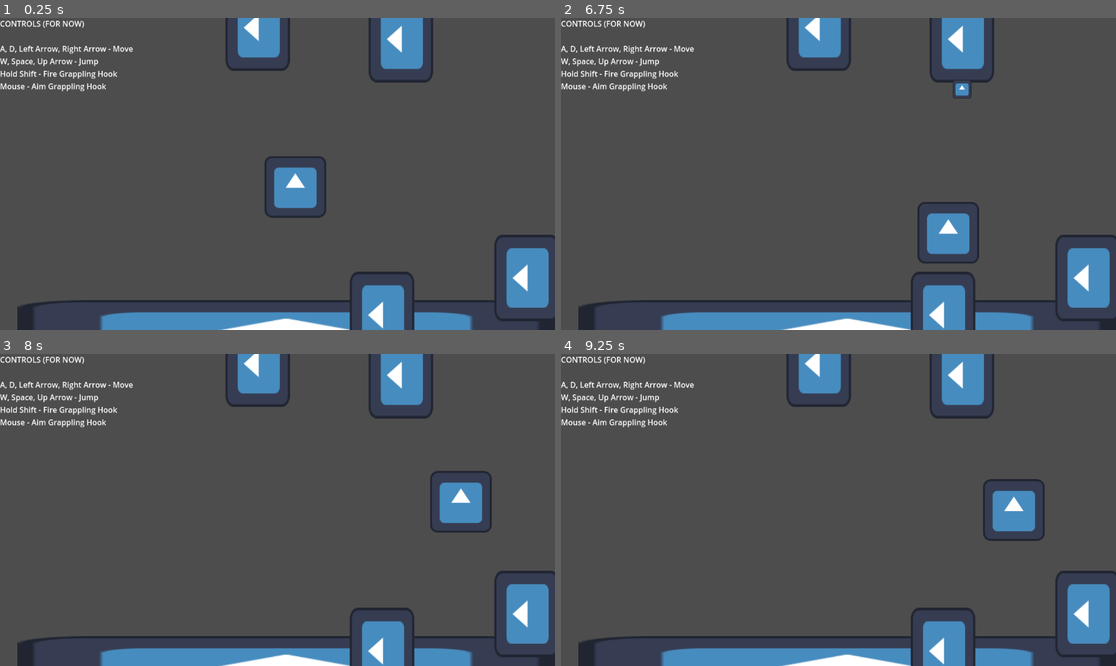
Above: before the commit, frames 1-4 (two rows, left to right).
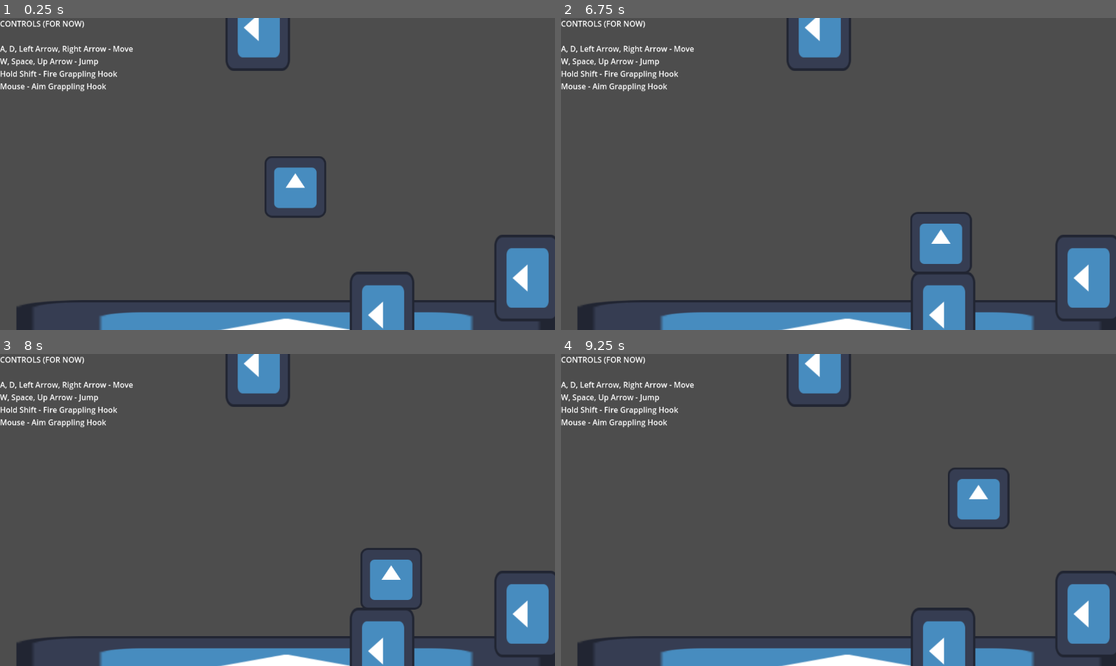
Above: after the commit, the same moments.

Repository: matthewchen146/cmpm-172-grappling-platformer
Game: Godot game, scene res://misc/test_scene.tscn
The game is run twice, just before and just after one commit, with the same random seed, the same clock (stepped at 60 frames per second) and the same inputs. The engine's default icon, where the game draws it, is replaced by a stand-in: a white triangle on a blue panel in a dark square.
Inputs (mouse positions are in pixels of both pictures, inside the frame that each line leads up to):
- Up to frame 1 (0.25 s): no input
- Up to frame 2 (6.75 s): move the mouse to (960, 158) at 0.52 s; hold Shift (fire_grapple) 0.53-1.28 s; hold Right (move_right) 0.53-2.03 s; tap Space (jump) at 0.77, 1.52, 3.02, 3.77, 4.52, 6.02 s; move the mouse to (727, 189) at 1.27 s; tap Shift (fire_grapple) every 1.5 s from 1.35 to 5.85 s; move the mouse to (894, 105) at 2.02 s; hold Left (move_left) 2.03-2.78 s; hold Shift (fire_grapple) 2.03-2.78 s; move the mouse to (810, 236) at 2.77 s; hold Right (move_right) 2.78-4.28 s; move the mouse to (1005, 220) at 3.52 s; hold Shift (fire_grapple) 3.53-4.28 s; move the mouse to (672, 127) at 4.27 s; hold Left (move_left) 4.28-5.03 s; move the mouse to (866, 174) at 5.02 s; hold Right (move_right) 5.03-5.78 s; hold Shift (fire_grapple) 5.03-5.78 s; move the mouse to (755, 96) at 5.77 s; hold Left (move_left) from 5.78 s (still down); move the mouse to (960, 158) at 6.52 s; hold Shift (fire_grapple) from 6.53 s (still down)
- Up to frame 3 (8 s): tap Space (jump) at 6.77, 7.52 s; move the mouse to (166, 525) at 7.27 s; release Left (move_left) at 7.28 s; release Shift (fire_grapple) at 7.28 s; hold Right (move_right) from 7.28 s (still down); tap Shift (fire_grapple) at 7.35 s
- Up to frame 4 (9.25 s): keep holding Right (move_right); move the mouse to (894, 441) at 8.02 s; hold Shift (fire_grapple) 8.03-8.78 s; move the mouse to (810, 572) at 8.77 s; tap Shift (fire_grapple) at 8.85 s; tap Space (jump) at 9.02 s

The runs differ from the first frame. In frame 1, 1.5% of the frame differs, in the area x 3-78%, y 0-100%; in frame 2, 2.9%; in frame 3, 4.1%, in the area x 3-89%, y 0-100%; in frame 4, 3.7%.

Commit message:
Made a button! it toggles a door.

Diff:
--- a/misc/test_scene.tscn
+++ b/misc/test_scene.tscn
@@ -1,8 +1,84 @@
-[gd_scene load_steps=4 format=3 uid="uid://ba0a0ewqo2ts4"]
+[gd_scene load_steps=17 format=3 uid="uid://ba0a0ewqo2ts4"]
 
 [ext_resource type="Script" path="res://scripts/camera.gd" id="1_q2onj"]
 [ext_resource type="PackedScene" uid="uid://dk3rerlki7ek6" path="res://scenes/player/player.tscn" id="1_rrs63"]
 [ext_resource type="PackedScene" uid="uid://bbs1mlevvu5dv" path="res://misc/test_block.tscn" id="2_2cl3d"]
+[ext_resource type="Script" path="res://scripts/Button.gd" id="4_0ghag"]
+[ext_resource type="Texture2D" uid="uid://r4pvpqt1jh30" path="res://misc/icon.svg" id="5_f3b3r"]
+[ext_resource type="Script" path="res://scripts/Door.gd" id="6_43qw8"]
+
+[sub_resource type="RectangleShape2D" id="RectangleShape2D_nleub"]
+size = Vector2(20, 3)
+
+[sub_resource type="RectangleShape2D" id="RectangleShape2D_7mnyw"]
+size = Vector2(16, 3)
+
+[sub_resource type="Animation" id="Animation_bhe58"]
+resource_name = "Button_Up"
+
+[sub_resource type="Animation" id="Animation_btqnr"]
+resource_name = "Button_Down"
+
+[sub_resource type="AnimationLibrary" id="AnimationLibrary_ux273"]
+_data = {
+"Button_Down": SubResource("Animation_btqnr"),
+"Button_Up": SubResource("Animation_bhe58")
+}
+
+[sub_resource type="RectangleShape2D" id="RectangleShape2D_imssq"]
+size = Vector2(128, 294)
+
+[sub_resource type="Animation" id="Animation_7qrc0"]
+resource_name = "Door_Open"
+tracks/0/type = "value"
+tracks/0/imported = false
+tracks/0/enabled = true
+tracks/0/path = NodePath("Door/CollisionShape2D:disabled")
+tracks/0/interp = 1
+tracks/0/loop_wrap = true
+tracks/0/keys = {
+"times": PackedFloat32Array(0),
+"transitions": PackedFloat32Array(1),
+"update": 1,
+"values": [true]
+}
+
+[sub_resource type="Animation" id="Animation_tyx3q"]
+length = 0.001
+tracks/0/type = "value"
+tracks/0/imported = false
+tracks/0/enabled = true
+tracks/0/path = NodePath("Door/CollisionShape2D:disabled")
+tracks/0/interp = 1
+tracks/0/loop_wrap = true
+tracks/0/keys = {
+"times": PackedFloat32Array(0),
+"transitions": PackedFloat32Array(1),
+"update": 1,
+"values": [true]
+}
+
+[sub_resource type="Animation" id="Animation_iqff6"]
+resource_name = "Door_Close"
+tracks/0/type = "value"
+tracks/0/imported = false
+tracks/0/enabled = true
+tracks/0/path = NodePath("Door/CollisionShape2D:disabled")
+tracks/0/interp = 1
+tracks/0/loop_wrap = true
+tracks/0/keys = {
+"times": PackedFloat32Array(0),
+"transitions": PackedFloat32Array(1),
+"update": 1,
+"values": [false]
+}
+
+[sub_resource type="AnimationLibrary" id="AnimationLibrary_6eedg"]
+_data = {
+"Door_Close": SubResource("Animation_iqff6"),
+"Door_Open": SubResource("Animation_7qrc0"),
+"RESET": SubResource("Animation_tyx3q")
+}
 
 [node name="TestScene" type="Node2D"]
 
@@ -11,12 +87,12 @@
 target_node_path = NodePath("../Player")
 target_offset = Vector2(0, -100)
 
-[node name="Player" parent="." instance=ExtResource("1_rrs63")]
+[node name="Player" parent="." groups=["Presser"] instance=ExtResource("1_rrs63")]
 position = Vector2(37, -2)
 
 [node name="Block" parent="." instance=ExtResource("2_2cl3d")]
 position = Vector2(18, 329)
-scale = Vector2(8.72601, 1.04158)
+scale = Vector2(8.757, 1.043)
 
 [node name="Block5" parent="." instance=ExtResource("2_2cl3d")]
 position = Vector2(1132, 193)
@@ -32,7 +108,7 @@
 scale = Vector2(1.40601, 1.04158)
 
 [node name="Block7" parent="." instance=ExtResource("2_2cl3d")]
-position = Vector2(1011, -397)
+position = Vector2(570, -537)
 rotation = -1.57079
 scale = Vector2(1.40601, 1.04158)
 
@@ -47,7 +123,7 @@
 scale = Vector2(1.40601, 1.04158)
 
 [node name="Block4" parent="." instance=ExtResource("2_2cl3d")]
-position = Vector2(256, -280)
+position = Vector2(658, -184)
 rotation = -1.57079
 scale = Vector2(1.40601, 1.04158)
 
@@ -76,3 +152,56 @@
 Hold Shift - Fire Grappling Hook
 Mouse - Aim Grappling Hook
 "
+
+[node name="Button" type="StaticBody2D" parent="." node_paths=PackedStringArray("trigger_object")]
+position = Vector2(677, -288)
+scale = Vector2(4, 4)
+script = ExtResource("4_0ghag")
+trigger_object = NodePath("../Door")
+metadata/_edit_group_ = true
+metadata/TriggerObjects = [NodePath("../Door")]
+
+[node name="Sprite2D" type="Sprite2D" parent="Button"]
+position = Vector2(3.40939e-05, -1.66893e-06)
+scale = Vector2(0.15625, 0.046875)
+texture = ExtResource("5_f3b3r")
+
+[node name="Base Collision" type="CollisionShape2D" parent="Button"]
+position = Vector2(0, 1.5)
+shape = SubResource("RectangleShape2D_nleub")
+
+[node name="Area2D" type="Area2D" parent="Button"]
+
+[node name="Button Collision" type="CollisionShape2D" parent="Button/Area2D"]
+position = Vector2(0, -1.5)
+shape = SubResource("RectangleShape2D_7mnyw")
+debug_color = Color(0, 0.6, 0.701961, 0.419608)
+
+[node name="AnimationPlayer" type="AnimationPlayer" parent="Button"]
+libraries = {
+"": SubResource("AnimationLibrary_ux273")
+}
+
+[node name="Door" type="StaticBody2D" parent="."]
+position = Vector2(1285, 60)
+script = ExtResource("6_43qw8")
+metadata/_edit_group_ = true
+
+[node name="Sprite2D" type="Sprite2D" parent="Door"]
+position = Vector2(0, -83)
+scale = Vector2(1, 2.29688)
+texture = ExtResource("5_f3b3r")
+
+[node name="CollisionShape2D" type="CollisionShape2D" parent="Door"]
+position = Vector2(0, -83)
+shape = SubResource("RectangleShape2D_imssq")
+disabled = true
+
+[node name="AnimationPlayer" type="AnimationPlayer" parent="Door"]
+root_node = NodePath("../..")
+libraries = {
+"": SubResource("AnimationLibrary_6eedg")
+}
+
+[connection signal="body_entered" from="Button/Area2D" to="Button" method="_on_area_2d_body_entered"]
+[connection signal="body_exited" from="Button/Area2D" to="Button" method="_on_area_2d_body_exited"]
--- /dev/null
+++ b/scripts/Button.gd
@@ -0,0 +1,34 @@
+extends StaticBody2D
+
+@export var trigger_object: Interactable
+
+var pressed = false
+
+var presscount = 0
+
+# Called when the node enters the scene tree for the first time.
+#func _ready():
+#	pass # Replace with function body.
+
+# Called every frame. 'delta' is the elapsed time since the previous frame.
+#func _process(delta):
+#	pass
+
+func _on_area_2d_body_entered(body):
+	if body.is_in_group("Presser"):
+		presscount += 1
+		if presscount == 1:
+			$AnimationPlayer.play("Button_Down")
+			print_debug("Button Pressed")
+			trigger_object.activate()
+
+
+
+
+
+func _on_area_2d_body_exited(body):
+	if body.is_in_group("Presser"):
+		presscount -= 1
+		if presscount == 0:
+			$AnimationPlayer.play("Button_Up")
+	pass # Replace with function body.
--- /dev/null
+++ b/scripts/Door.gd
@@ -0,0 +1,23 @@
+extends Interactable
+
+var open = false;
+
+# Called when the node enters the scene tree for the first time.
+func _ready():
+	$AnimationPlayer.play("Door_Close")
+	pass # Replace with function body.
+
+# Called every frame. 'delta' is the elapsed time since the previous frame.
+#func _process(delta):
+#	pass
+
+func activate():
+	print_debug("Door Activated")
+	if (!open):
+		$Sprite2D.visible = false
+		$AnimationPlayer.play("Door_Open")
+		open = true
+	else:
+		$Sprite2D.visible = true
+		$AnimationPlayer.play("Door_Close")
+		open = false
--- /dev/null
+++ b/scripts/Interactable.gd
@@ -0,0 +1,15 @@
+extends StaticBody2D
+
+class_name Interactable
+
+# Called when the node enters the scene tree for the first time.
+func _ready():
+	pass # Replace with function body.
+
+
+# Called every frame. 'delta' is the elapsed time since the previous frame.
+func _process(delta):
+	pass
+
+func activate():
+	pass
